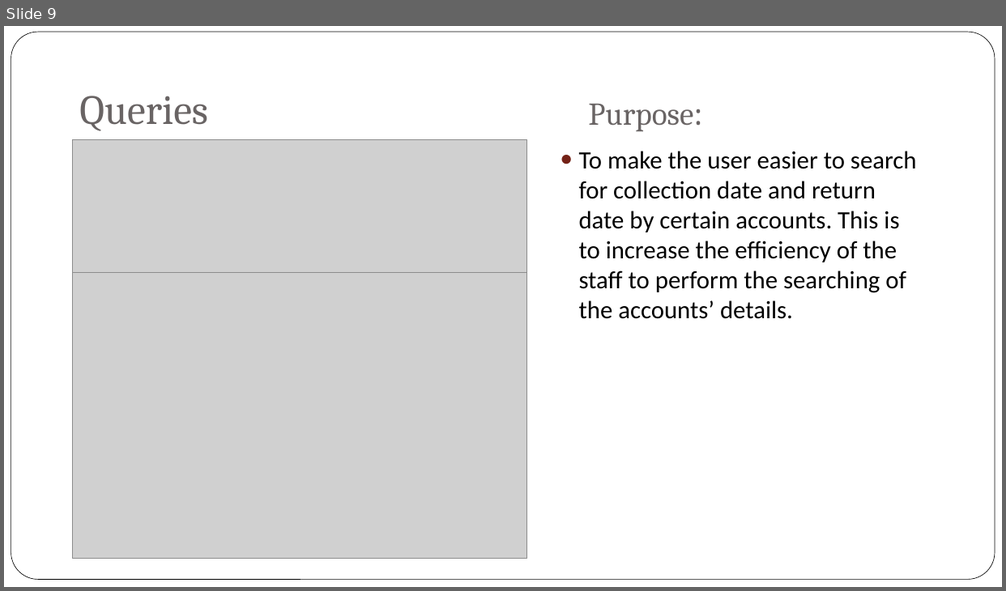
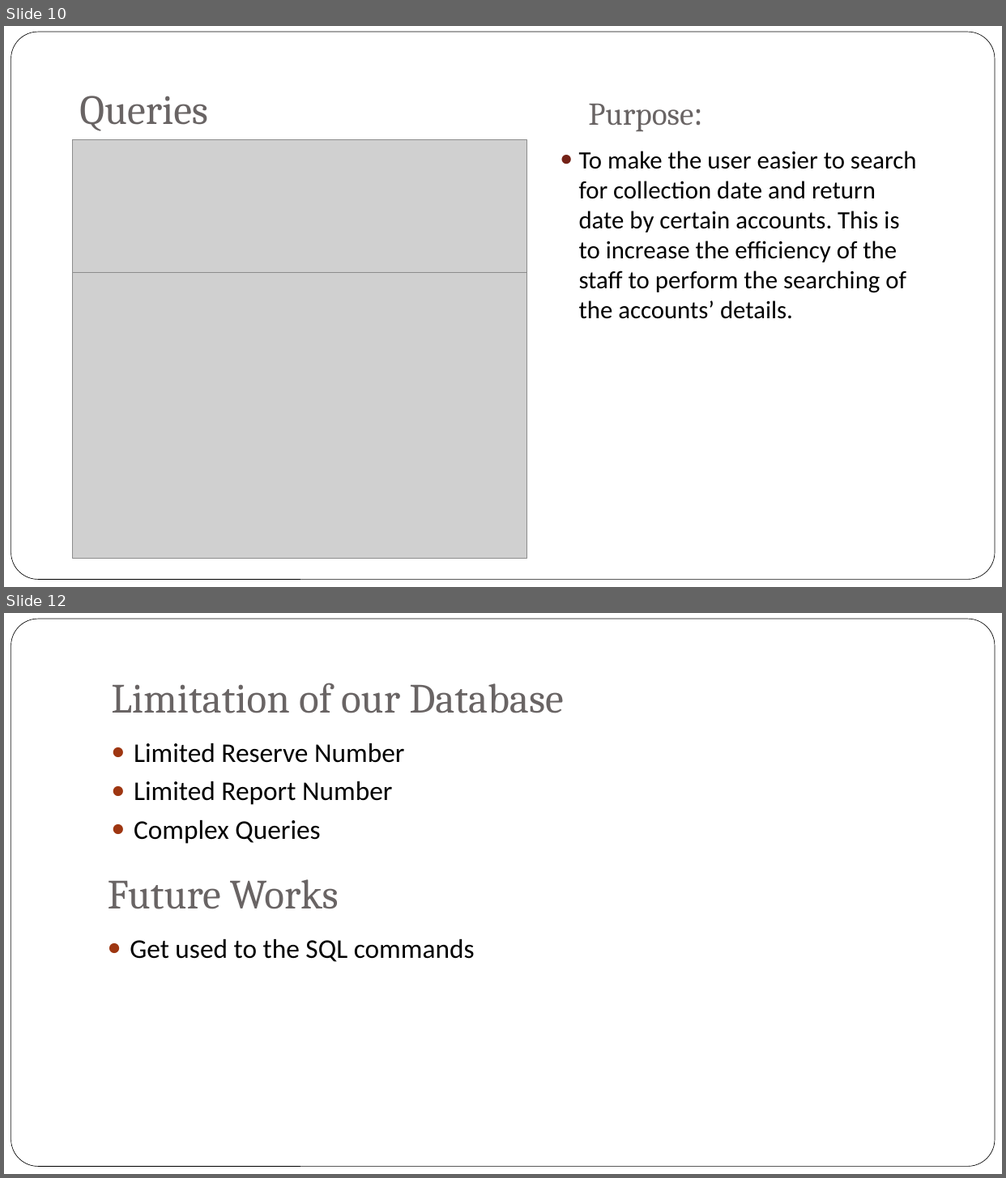
Before and after one commit to jyu1129/Database-Assignment, a slide deck: Presentation/Database Assignment.pptx. Shown one above the other, each under a label of ours: slide 9 before the commit, slides 10 and 12 after it; the slides between them are not shown. The pictures are 1006x591 and 1006x1178 pixels, drawn with LibreOffice and Linux fonts; fonts in the diff are those of the drawing; grey boxes stand for pictures; background and template pictures are left out. Boxes give left, top, right and bottom in pixels: in the first picture for what was removed or moved away, otherwise in the second. Text is boxed around its words. In the diff, an @@ line names an element or a change of style, - is before the commit and + after.

```diff
--- a/Presentation/Database Assignment.pptx
+++ b/Presentation/Database Assignment.pptx
@@ slide 12 added at (4, 613, 1002, 1174), background picture (left out); not listed: 1 template element that a slide beside it also shows @@
@@ title added at (111, 683, 563, 713), 40 pt, text #696464 @@
+Limitation of our Database
@@ text added at (134, 743, 404, 844), 26 pt, text #000000 @@
+● Limited Reserve Number
+● Limited Report Number
+● Complex Queries
@@ text added at (108, 879, 339, 909), 40 pt, text #696464 @@
+Future Works
@@ text added at (130, 939, 475, 962), 26 pt, text #000000 @@
+● Get used to the SQL commands
@@ what was slide 9 is now slide 10 @@
```
Also in this commit, not shown: 6 other slides added, 2 slides removed.
